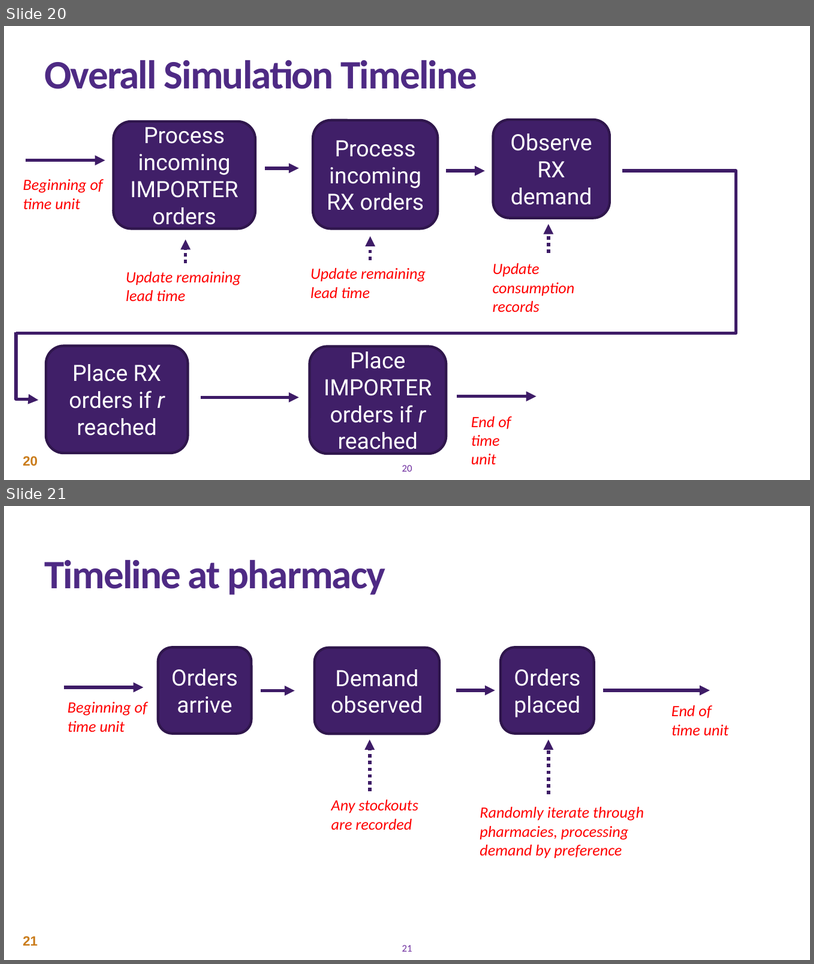
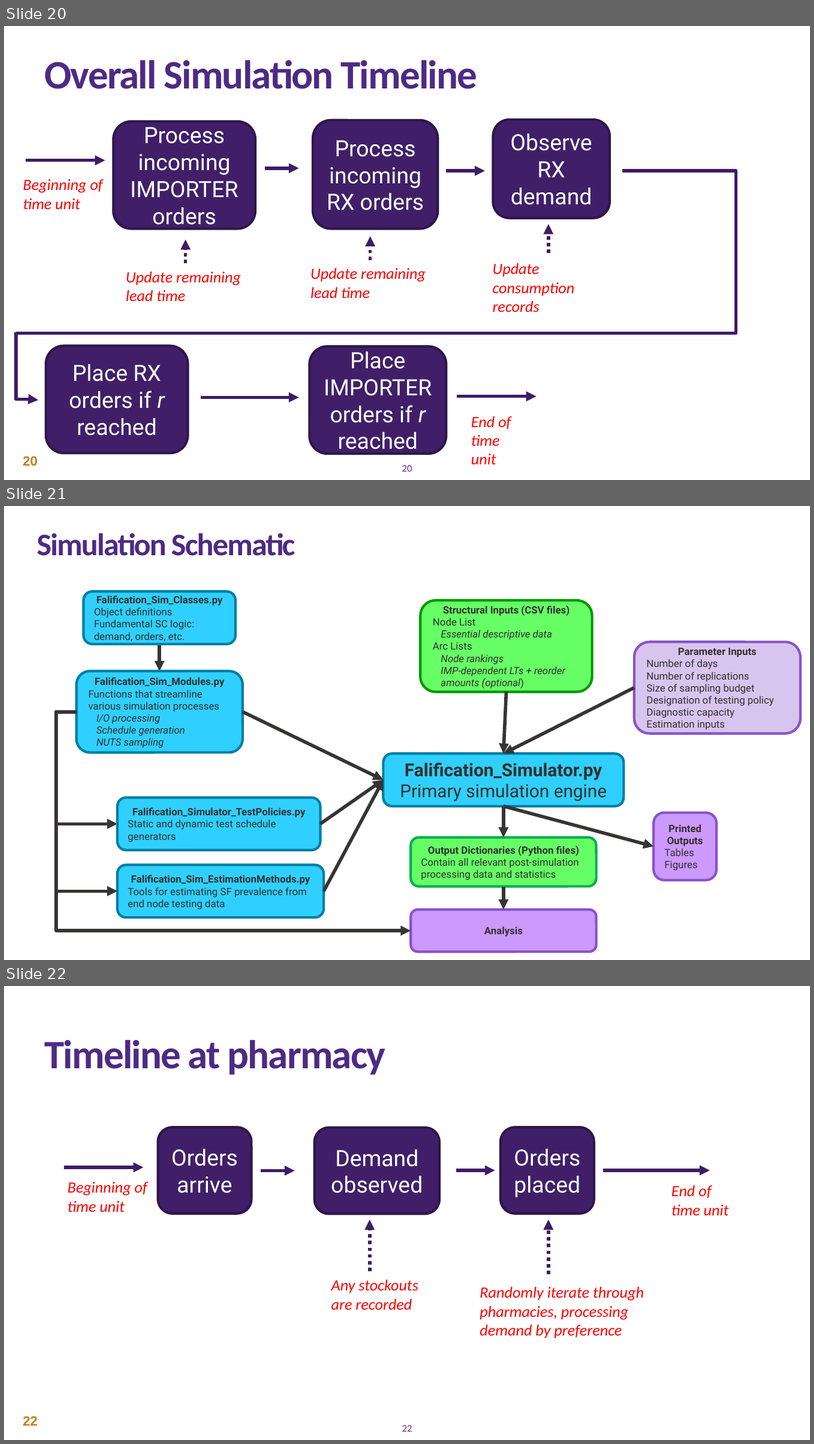
Before and after one commit to eugenewickett/Falsification_Simulation_Model, a slide deck: documentation/Feasibility Paper/paper graphics.pptx. Shown one above the other, each under a label of ours: slides 20 and 21 before the commit, slides 20, 21 and 22 after it. The pictures are 814x964 and 814x1444 pixels, drawn with LibreOffice and Linux fonts; fonts in the diff are those of the drawing. Boxes give left, top, right and bottom in pixels: in the first picture for what was removed or moved away, otherwise in the second. Text is boxed around its words. In the diff, an @@ line names an element or a change of style, - is before the commit and + after.

```diff
--- a/documentation/Feasibility Paper/paper graphics.pptx
+++ b/documentation/Feasibility Paper/paper graphics.pptx
@@ slide 21 added at [4,506,810,960], background #FFFFFF @@
@@ title added at [37,533,296,556], 28 pt, text #4E2A84, bold @@
+Simulation Schematic
@@ rounded rectangle added at [84,591,236,644], fill #2FD0FF, outline #007FA4 2.25 pt, 9 pt, text #342F2E @@
+Falification_Sim_Classes.py
+Object definitions
+Fundamental SC logic: demand, orders, etc.
@@ rounded rectangle added at [421,600,593,691], fill #66FF66, outline #009900 2.25 pt, 9 pt, text #342F2E, italic @@
+Structural Inputs (CSV files)
+Node List
+Essential descriptive data
+Arc Lists
+Node rankings
+IMP-dependent LTs + reorder amounts (optional)
@@ arrow added from (159, 644) to (159, 670), #373434 3 pt @@
@@ rounded rectangle added at [635,642,801,733], fill #D8C5EE, outline #8952CB 2.25 pt, 9 pt, text #342F2E @@
+Parameter Inputs
+Number of days
+Number of replications
+Size of sampling budget
+Designation of testing policy
+Diagnostic capacity
+Estimation inputs
@@ rounded rectangle added at [77,670,243,752], fill #2FD0FF, outline #007FA4 2.25 pt, 9 pt, text #342F2E @@
+Falification_Sim_Modules.py
+Functions that streamline various simulation processes
+I/O processing
+Schedule generation
+NUTS sampling
@@ arrow added from (506, 691) to (504, 754), #373434 3 pt @@
@@ arrow added from (635, 687) to (504, 754), #373434 3 pt @@
@@ elbow arrow added from (77, 712) to (118, 824), #373434 3 pt @@
@@ elbow arrow added from (77, 712) to (118, 891), #373434 3 pt @@
@@ elbow arrow added from (77, 712) to (411, 930), #373434 3 pt @@
@@ arrow added from (243, 712) to (384, 780), #373434 3 pt @@
@@ rounded rectangle added at [384,754,624,806], fill #2FD0FF, outline #007FA4 2.25 pt, 16 pt, text #342F2E, bold @@
+Falification_Simulator.py
+Primary simulation engine
@@ arrow added from (320, 824) to (384, 780), #373434 3 pt @@
@@ arrow added from (324, 891) to (384, 780), #373434 3 pt @@
@@ rounded rectangle added at [118,797,321,850], fill #2FD0FF, outline #007FA4 2.25 pt, 9 pt, text #342F2E, bold @@
+Falification_Simulator_TestPolicies.py
+Static and dynamic test schedule generators
@@ arrow added from (504, 806) to (654, 846), #373434 3 pt @@
@@ arrow added from (504, 806) to (504, 837), #373434 3 pt @@
@@ rounded rectangle added at [654,813,717,880], fill #CC99FF, outline #8952CB 2.25 pt, 9 pt, text #342F2E, bold @@
+Printed Outputs
+Tables
+Figures
@@ rounded rectangle added at [411,837,597,886], fill #66FF66, outline #00B050 2.25 pt, 9 pt, text #342F2E @@
+Output Dictionaries (Python files)
+Contain all relevant post-simulation processing data and statistics
@@ rounded rectangle added at [118,865,324,917], fill #2FD0FF, outline #007FA4 2.25 pt, 9 pt, text #342F2E @@
+Falification_Sim_EstimationMethods.py
+Tools for estimating SF prevalence from end node testing data
@@ arrow added from (504, 886) to (504, 909), #373434 3 pt @@
@@ rounded rectangle added at [411,909,597,951], fill #CC99FF, outline #8952CB 2.25 pt, 9 pt, text #342F2E, bold @@
+Analysis
@@ what was slide 21 is now slide 22 @@
@@ page number at [23,1416,38,1425]: text changed @@
-21
+22
@@ page number at [402,1425,413,1431]: text changed @@
-21
+22
```
Also in this commit, not shown: 1 slide changed, 2 other files.
